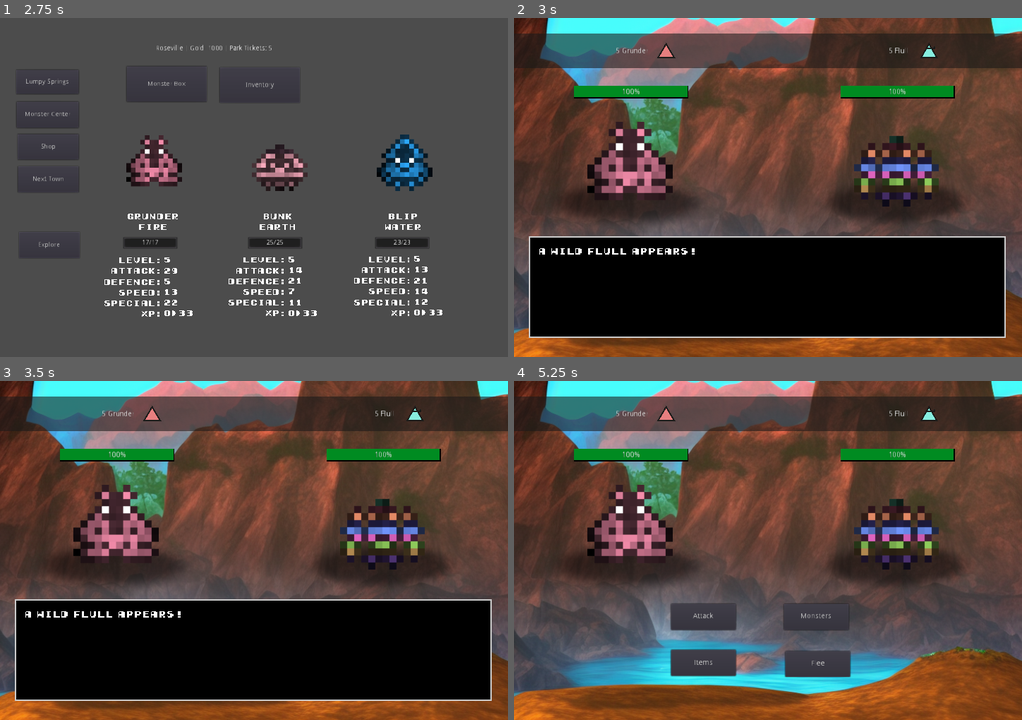
Above: before the commit, frames 1-4 (two rows, left to right).
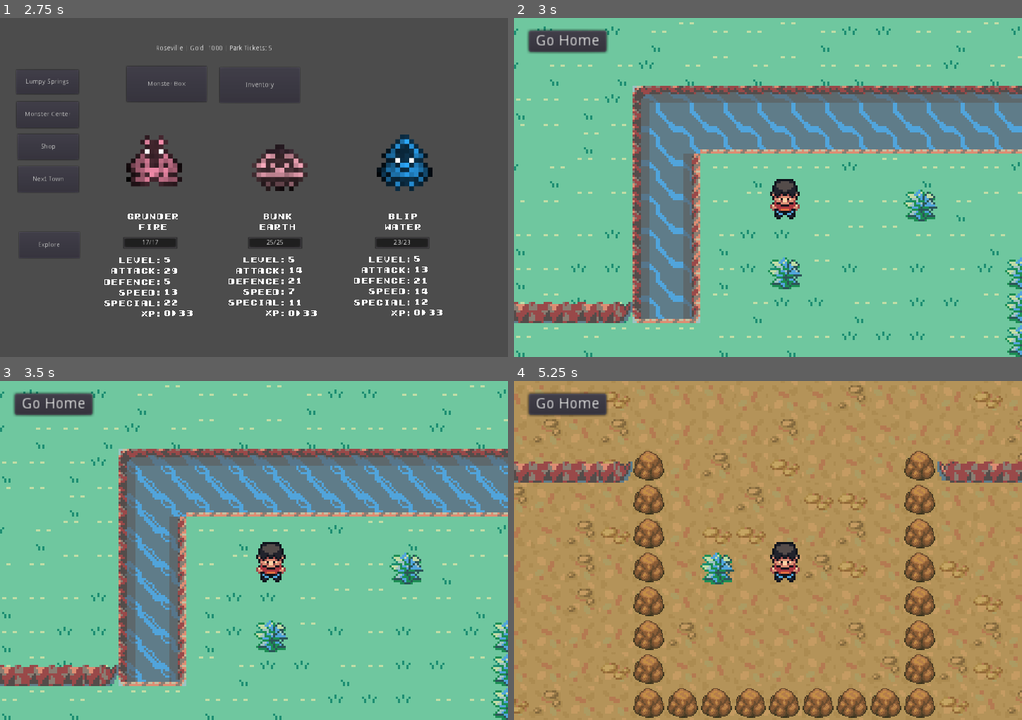
Above: after the commit, the same moments.

Repository: mirror-shades/pocketlike
Game: Godot game, scene res://scenes/MainMenu.tscn
Same seed, same stepped clock (60 frames per second), same inputs: the game is played once before the commit and once after it.
Inputs (mouse positions are in pixels of both pictures, inside the frame that each line leads up to):
- Up to frame 1 (2.75 s): click "Play" at 0.5 s; click "A Roaring Flame" at 1.25 s; click "My Strength" at 2 s
- Up to frame 2 (3 s): click "Lumpy Springs" at 2.75 s
- Up to frame 3 (3.5 s): no input
- Up to frame 4 (5.25 s): click (569, 404) at 3.5 s, where only the run after the commit has a clickable "Go Home"; click (564, 543) at 4.25 s, where only the run after the commit has a clickable "Next Town"; click (564, 445) at 5 s, where only the run after the commit has a clickable "Crumpled Mountain"

Frame 1 is identical in both runs. In frame 2, 100% of the frame differs, in the area x 0-100%, y 0-100%; in frame 3, 100%; in frame 4, 99%.

Commit message:
world uipdates
grass now has chance to spawn monsters

park button functions as intended now

Diff:
--- a/Player.gd
+++ b/Player.gd
@@ -51,7 +51,7 @@
 	anim_tree.set("parameters/Turn/blend_position", input_direction)
 
 func _go_home():
-		get_tree().change_scene("res://Levels/SceneManager.tscn")
+	get_tree().change_scene("res://scenes/Game.tscn")
 
 func set_spawn(location: Vector2, direction: Vector2):
 		anim_tree.set("parameters/Idle/blend_position", direction)
--- a/Scripts/functions.gd
+++ b/Scripts/functions.gd
@@ -1,4 +1,28 @@
 extends Node
+
+func level1():
+	get_tree().change_scene("res://Levels/LumpySprings.tscn")
+	Utils._level = ["LumpySprings", "Town"]
+
+func level2():
+	get_tree().change_scene("res://Levels/CrumpledMountain.tscn")
+	Utils._level = ["CrumpledMountain", "Town2"]
+
+func level3():
+	get_tree().change_scene("res://Levels/LumpySprings.tscn")
+	Utils._level = ["LumpySprings", "Town3"]
+
+func level4():
+	get_tree().change_scene("res://Levels/SoggyMines.tscn")
+	Utils._level = ["SoggyMines", "Town4"]
+
+func level5():
+	get_tree().change_scene("res://Levels/NationalPark.tscn")
+	Utils._level = ["NationalPark", "Town5"]
+
+func home():
+	get_tree().change_scene("res://scenes/Game.tscn")
+
 
 var rng = RandomNumberGenerator.new()
 
--- a/Scripts/game.gd
+++ b/Scripts/game.gd
@@ -42,9 +42,21 @@
 	get_tree().change_scene("res://Levels/SceneManager.tscn")
 
 func _park_button_pressed():
-	functions.craftParkMonster();
-	#battle.initiateWildBattle();
-	get_tree().change_scene("res://scenes/Battle.tscn")
+	if (state.currentPark == "Lumpy Springs"):
+		get_tree().change_scene("res://Levels/LumpySprings.tscn")
+		Utils._level = ["LumpySprings", "Town"]
+	if (state.currentPark == "Crumpled Mountain"):
+		get_tree().change_scene("res://Levels/CrumpledMountain.tscn")
+		Utils._level = ["CrumpledMountain", "Town2"]
+	if (state.currentPark == "Shaggy Plains"):
+		get_tree().change_scene("res://Levels/LumpySprings.tscn")
+		Utils._level = ["LumpySprings", "Town3"]
+	if (state.currentPark == "Soggy Mine"):
+		get_tree().change_scene("res://Levels/SoggyMines.tscn")
+		Utils._level = ["SoggyMines", "Town4"]
+	if (state.currentPark == "National Park"):
+		get_tree().change_scene("res://Levels/NationalPark.tscn")
+		Utils._level = ["NationalPark", "Town5"]
 
 func _inventory_button_pressed():
 	get_tree().change_scene("res://scenes/Inventory.tscn")
